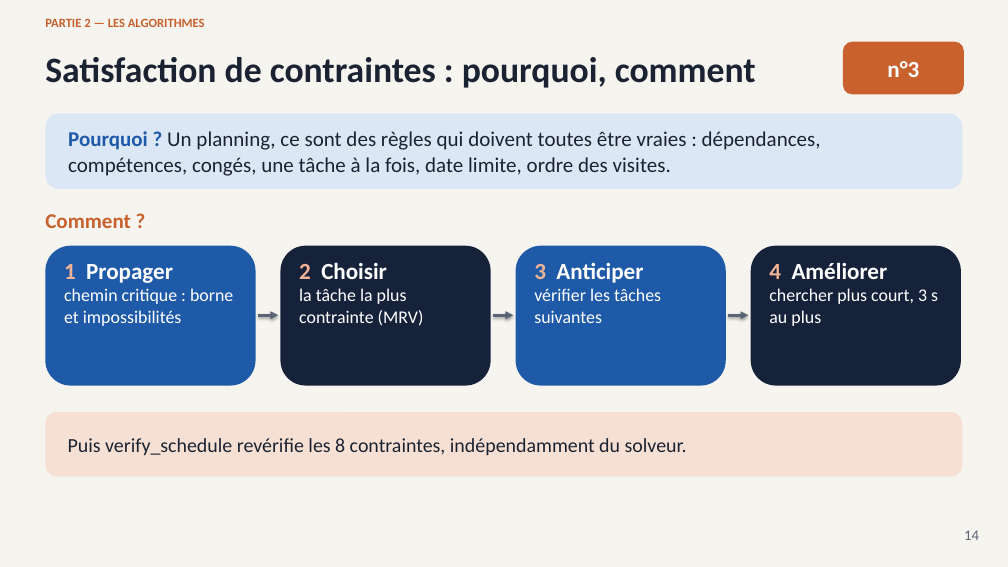
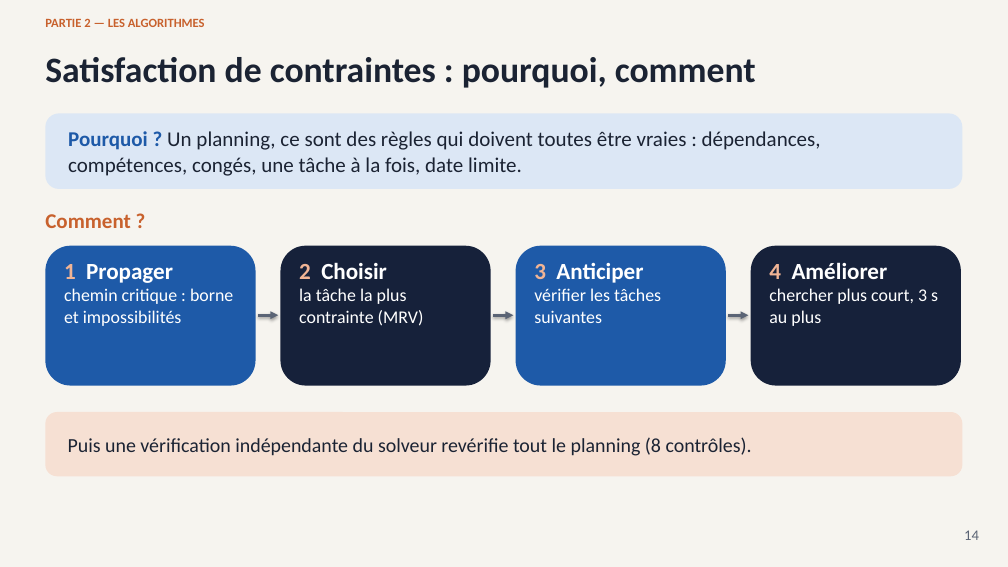
Before and after one commit to andokevin/smartbricks, a slide deck: slide 14 of docs/SmartBricks_presentation.pptx. Drawn at 1008x567 pixels with LibreOffice and Linux fonts; fonts in the diff are those of the drawing. Boxes give left, top, right and bottom in pixels: in the first picture for what was removed or moved away, otherwise in the second. Text is boxed around its words. In the diff, an @@ line names an element or a change of style, - is before the commit and + after.

```diff
--- a/docs/SmartBricks_presentation.pptx
+++ b/docs/SmartBricks_presentation.pptx
@@ rounded rectangle removed at (843, 42, 964, 95) @@
-n°3
@@ text in rounded rectangle at (68, 131, 821, 176): text changed @@
-Pourquoi ? Un planning, ce sont des règles qui doivent toutes être vraies : dépendances, compétences, congés, une tâche à la fois, date limite, ordre des visites.
+Pourquoi ? Un planning, ce sont des règles qui doivent toutes être vraies : dépendances, compétences, congés, une tâche à la fois, date limite.
@@ text in rounded rectangle at (68, 437, 752, 456): text changed @@
-Puis verify_schedule revérifie les 8 contraintes, indépendamment du solveur.
+Puis une vérification indépendante du solveur revérifie tout le planning (8 contrôles).
```
Also in this commit, not shown: 18 other slides changed, 2 slides removed, 3 other files.
